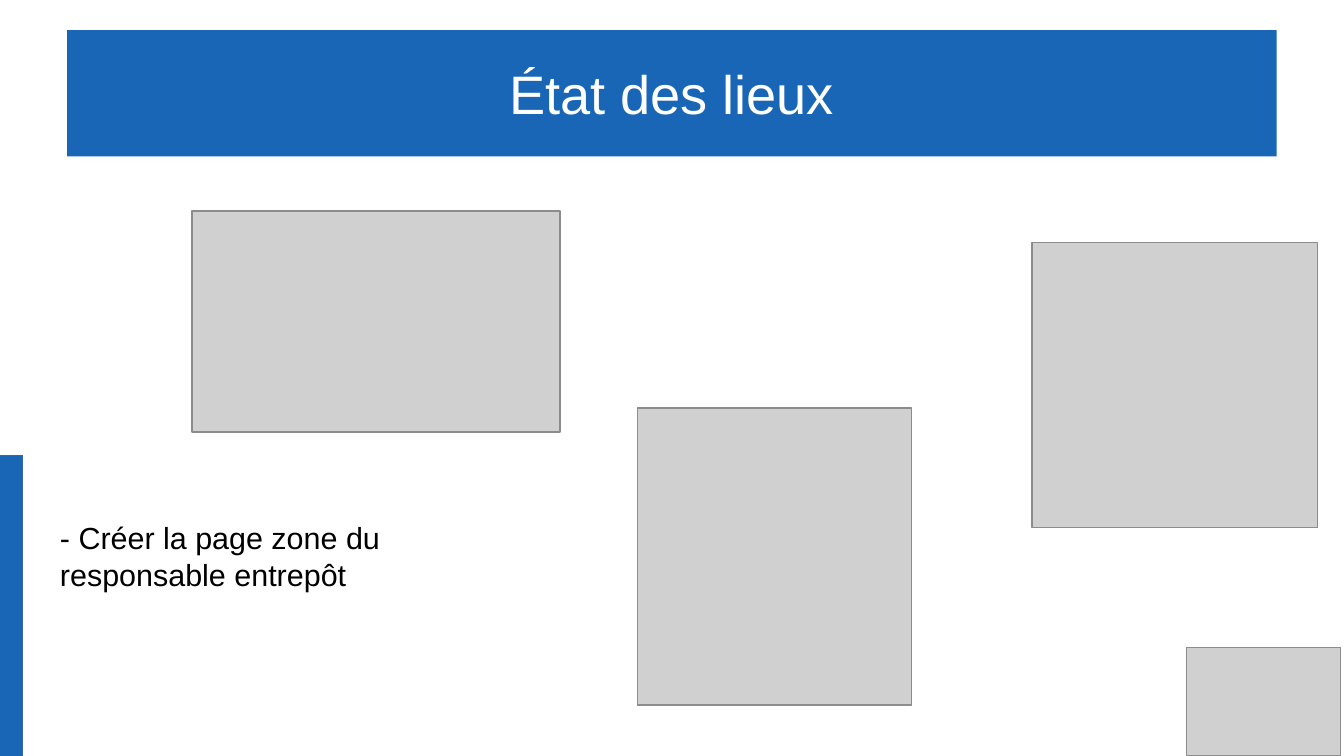
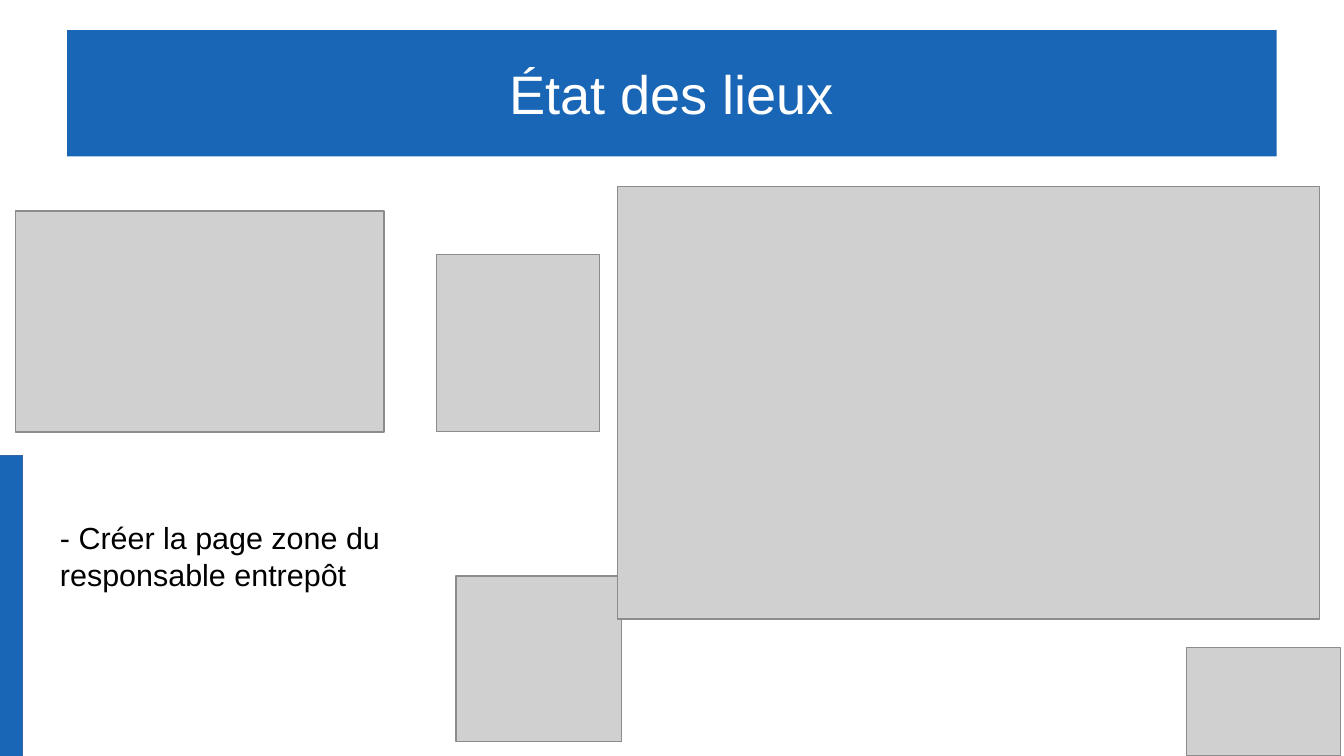
Before and after one commit to Gabin221/Tracking-BLE-documents, a slide deck: slide 19 of Revues/Revues2/andrea/presentation_andrea.odp. Drawn at 1344x756 pixels with LibreOffice and Linux fonts; fonts in the diff are those of the drawing; grey boxes stand for pictures. Boxes give left, top, right and bottom in pixels: in the first picture for what was removed or moved away, otherwise in the second. Text is boxed around its words. In the diff, an @@ line names an element or a change of style, - is before the commit and + after.

```diff
--- a/Revues/Revues2/andrea/presentation_andrea.odp
+++ b/Revues/Revues2/andrea/presentation_andrea.odp
@@ picture added at box(618, 187, 1321, 620) @@
@@ picture: place and size @@
-picture at box(191, 211, 560, 432)
+picture at box(16, 211, 384, 432)
@@ picture: place and size @@
-picture at box(638, 409, 912, 706)
+picture at box(437, 255, 600, 432)
@@ picture: place and size @@
-picture at box(1032, 243, 1317, 528)
+picture at box(456, 576, 622, 742)
```
Also in this commit, not shown: 3 other files.
